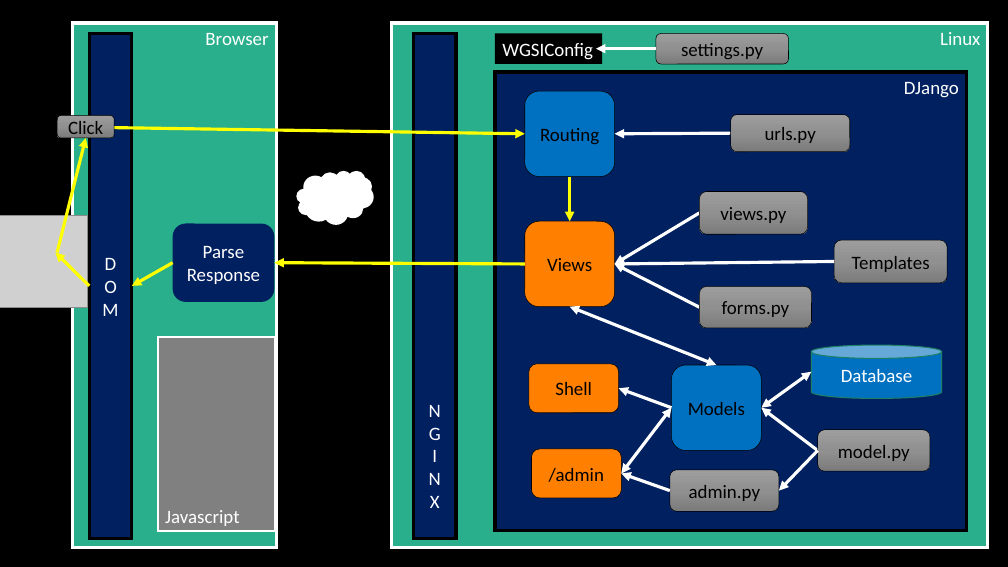
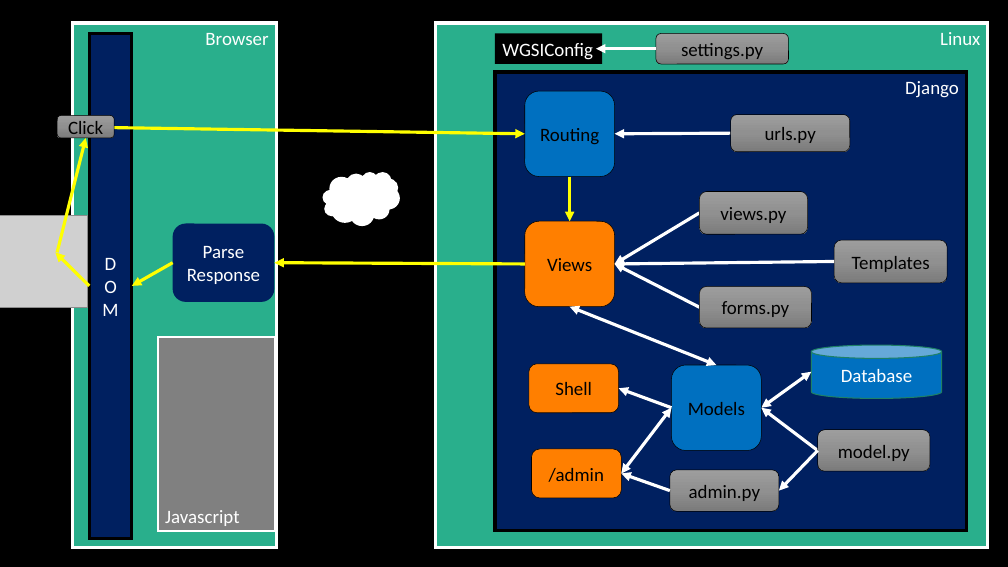
Before and after one commit to csev/dj4e, a slide deck: slide 1 of lectures/bigpicture.pptx. Drawn at 1008x567 pixels with LibreOffice and Linux fonts; fonts in the diff are those of the drawing; grey boxes stand for pictures; background and template pictures are left out. Boxes give left, top, right and bottom in pixels: in the first picture for what was removed or moved away, otherwise in the second. Text is boxed around its words. In the diff, an @@ line names an element or a change of style, - is before the commit and + after.

```diff
--- a/lectures/bigpicture.pptx
+++ b/lectures/bigpicture.pptx
@@ rectangle "Linux": place and size @@
-rectangle "Linux" at (392, 23, 988, 547)
+rectangle "Linux" at (436, 23, 988, 547)
@@ rectangle removed at (414, 33, 457, 538) @@
-N
-G
-I
-N
-X
@@ text in rectangle at (905, 81, 959, 98): text changed @@
-DJango
+Django
@@ thought cloud: place and size @@
-thought cloud at (296, 171, 374, 225)
+thought cloud at (323, 172, 400, 225)
```
Also in this commit, not shown: 2 slides added.
